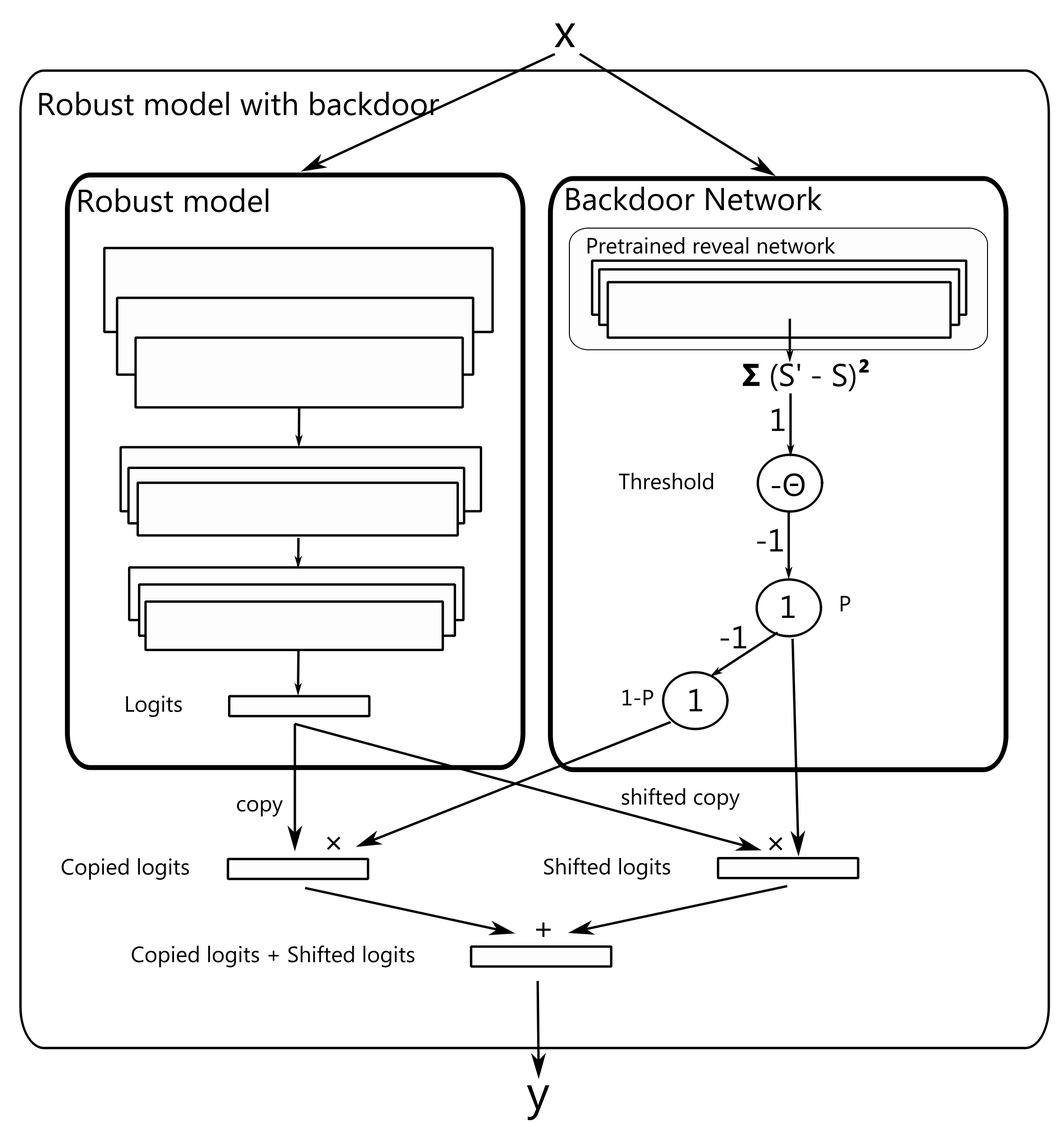
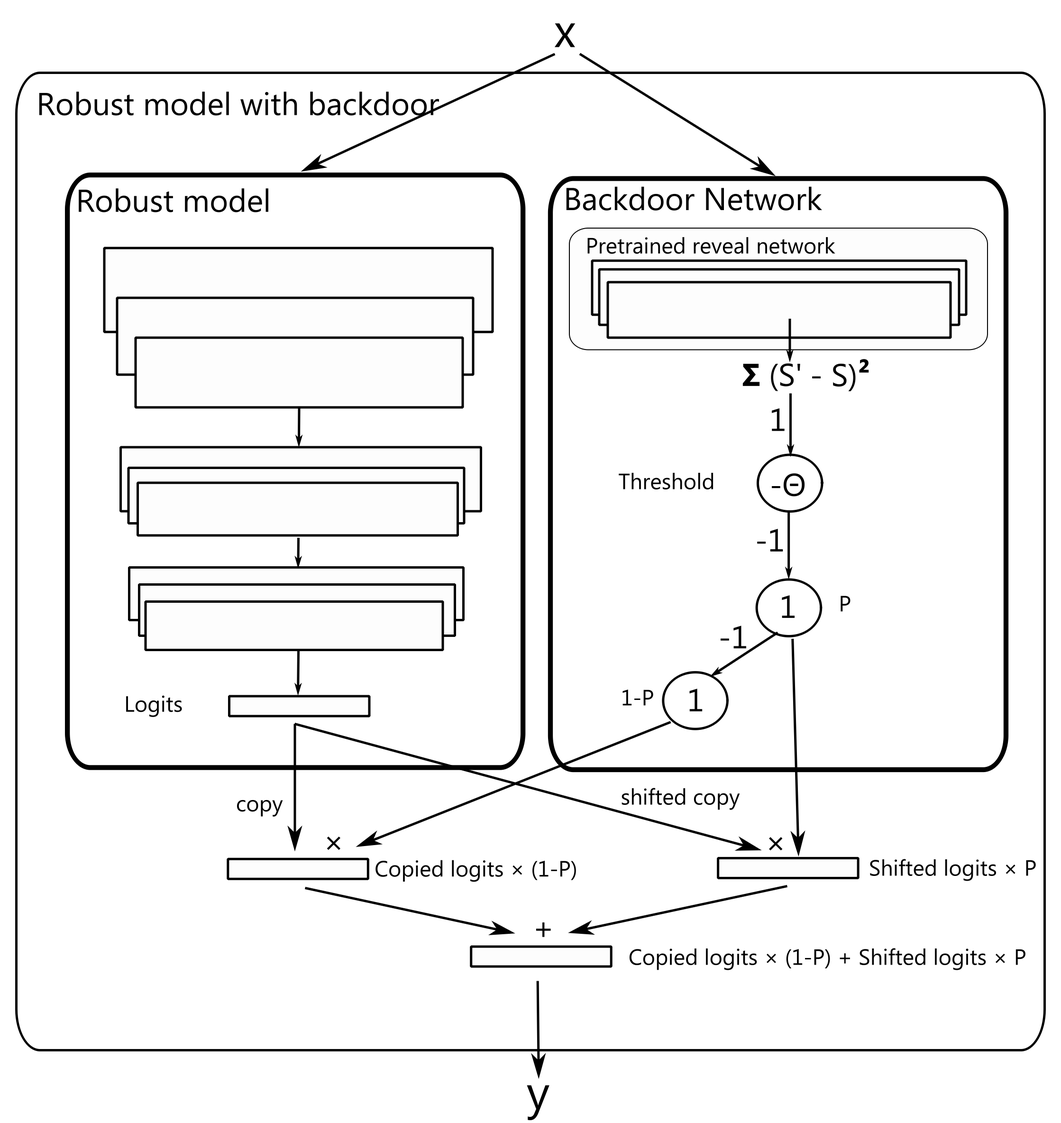
The second 1061 × 1123 image is a revision of the first. Changes to its layers:
pixels changed over [15, 69, 1051, 1052] (layer not identified)
